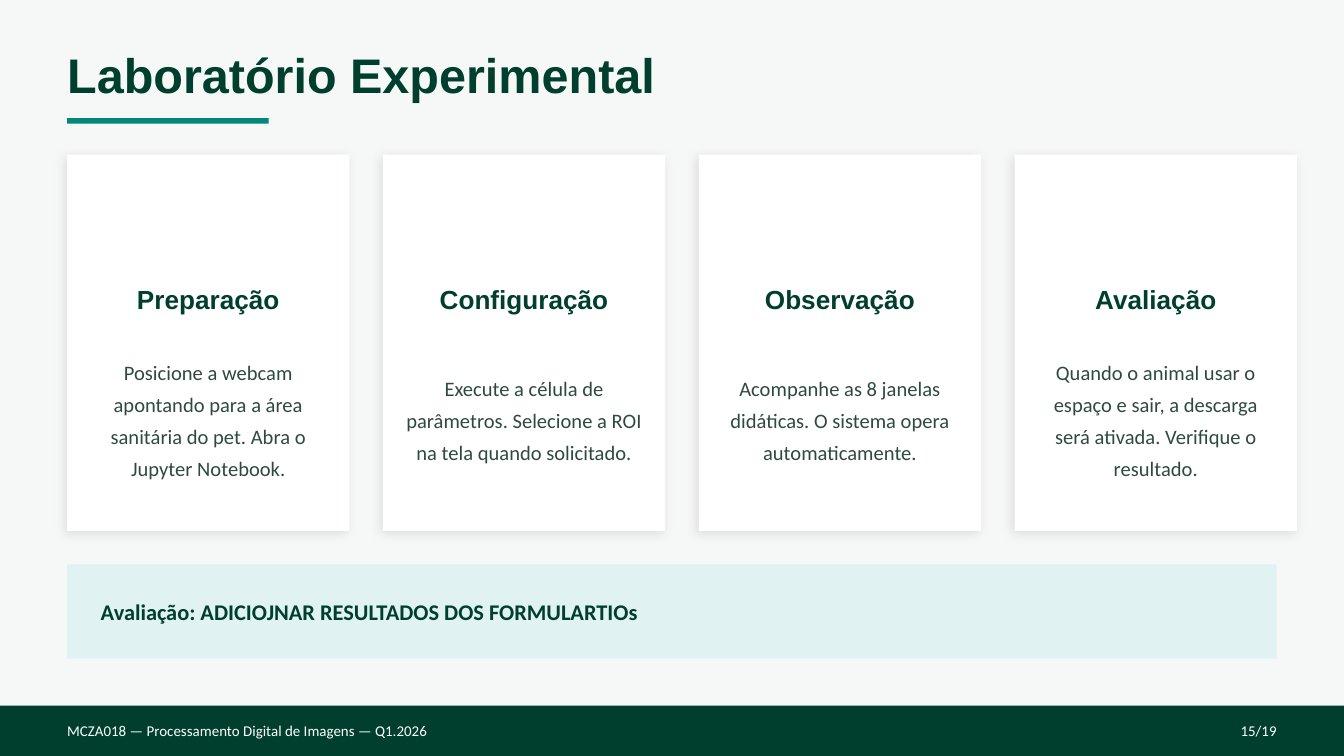
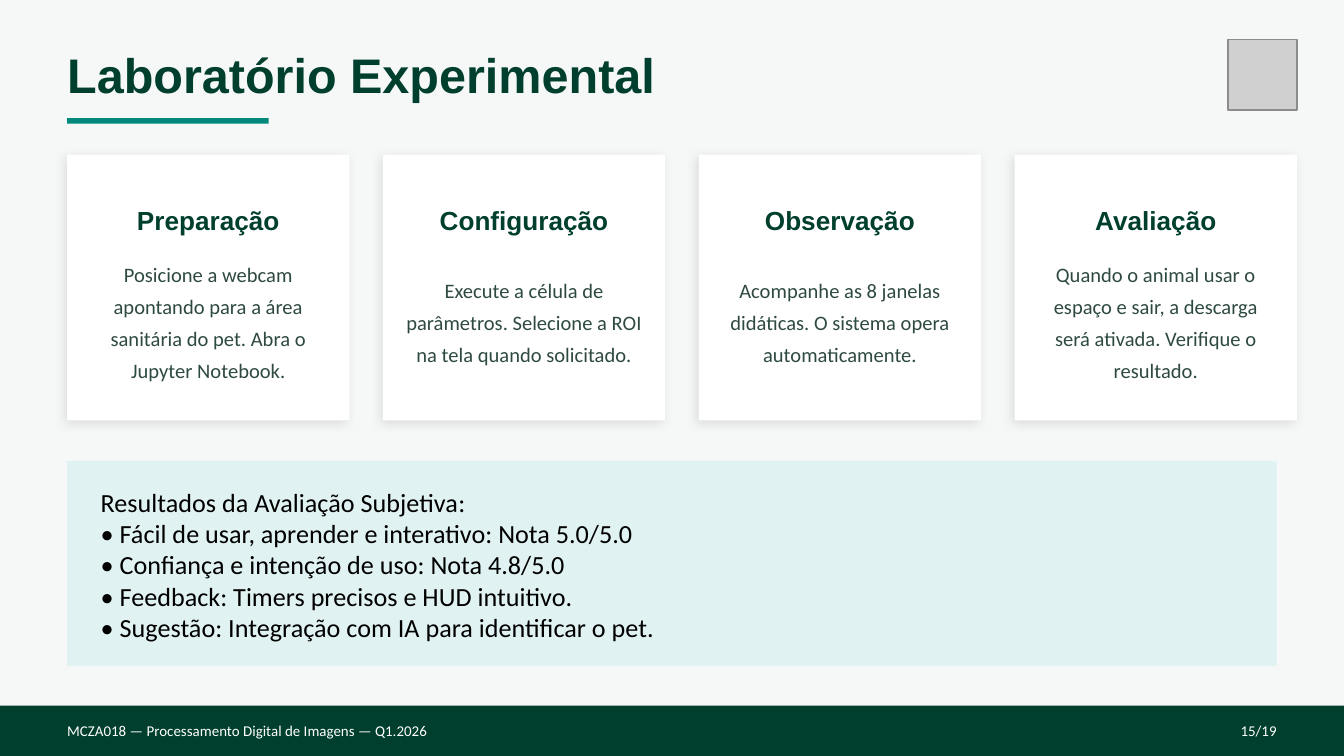
Before and after one commit to allan2357/pdi, a slide deck: slide 13 of Projeto/DogFlush_Apresentacao.pptx (slide 14 before the commit). Drawn at 1344x756 pixels with LibreOffice and Linux fonts; fonts in the diff are those of the drawing; grey boxes stand for pictures. Boxes give left, top, right and bottom in pixels: in the first picture for what was removed or moved away, otherwise in the second. Text is boxed around its words. In the diff, an @@ line names an element or a change of style, - is before the commit and + after.

```diff
--- a/Projeto/DogFlush_Apresentacao.pptx
+++ b/Projeto/DogFlush_Apresentacao.pptx
@@ picture added at (x1=1228, y1=39, x2=1297, y2=110) @@
@@ rectangle resized from (x1=67, y1=155, x2=349, y2=531) to (x1=67, y1=155, x2=349, y2=421) @@
@@ rectangle resized from (x1=383, y1=155, x2=665, y2=531) to (x1=383, y1=155, x2=665, y2=421) @@
@@ rectangle resized from (x1=699, y1=155, x2=981, y2=531) to (x1=699, y1=155, x2=981, y2=421) @@
@@ rectangle resized from (x1=1015, y1=155, x2=1297, y2=531) to (x1=1015, y1=155, x2=1297, y2=421) @@
@@ text "Preparação" moved from (x1=137, y1=290, x2=279, y2=315) to (x1=137, y1=211, x2=279, y2=236) @@
@@ text "Configuração" moved from (x1=440, y1=290, x2=609, y2=315) to (x1=440, y1=211, x2=609, y2=236) @@
@@ text "Observação" moved from (x1=765, y1=290, x2=915, y2=315) to (x1=765, y1=211, x2=915, y2=236) @@
@@ text "Avaliação" moved from (x1=1095, y1=290, x2=1216, y2=315) to (x1=1095, y1=211, x2=1216, y2=236) @@
@@ text "Posicione a webcam apontando para ..." moved from (x1=111, y1=365, x2=306, y2=480) to (x1=111, y1=267, x2=306, y2=382) @@
@@ text "Execute a célula de parâmetros. ..." moved from (x1=406, y1=381, x2=642, y2=464) to (x1=406, y1=283, x2=642, y2=366) @@
@@ text "Acompanhe as 8 janelas didáticas. ..." moved from (x1=730, y1=381, x2=949, y2=460) to (x1=730, y1=283, x2=949, y2=362) @@
@@ text "Quando o animal usar o ..." moved from (x1=1054, y1=365, x2=1258, y2=476) to (x1=1054, y1=267, x2=1258, y2=378) @@
@@ rectangle resized from (x1=67, y1=564, x2=1277, y2=659) to (x1=67, y1=461, x2=1277, y2=667) @@
@@ text at (x1=101, y1=494, x2=654, y2=642): text changed; size 12 to 14 pt; text colour #003F2D to #000000; bold off @@
-Avaliação: ADICIOJNAR RESULTADOS DOS FORMULARTIOs
+Resultados da Avaliação Subjetiva:
+• Fácil de usar, aprender e interativo: Nota 5.0/5.0
+• Confiança e intenção de uso: Nota 4.8/5.0
+• Feedback: Timers precisos e HUD intuitivo.
+• Sugestão: Integração com IA para identificar o pet.
```
Also in this commit, not shown: 16 other slides changed, 1 slide removed.
